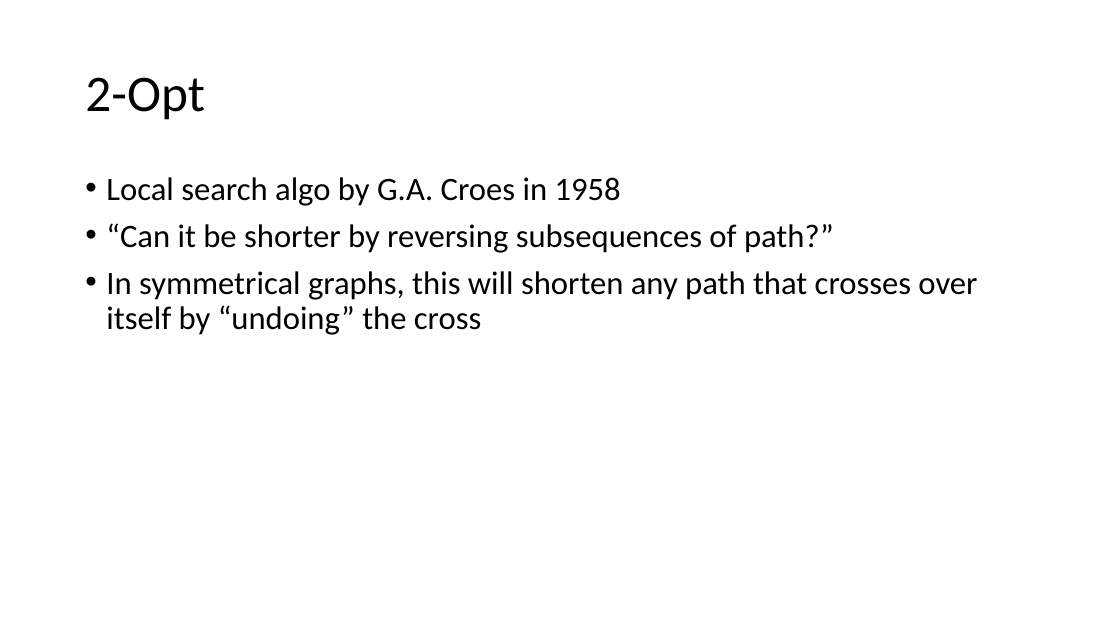
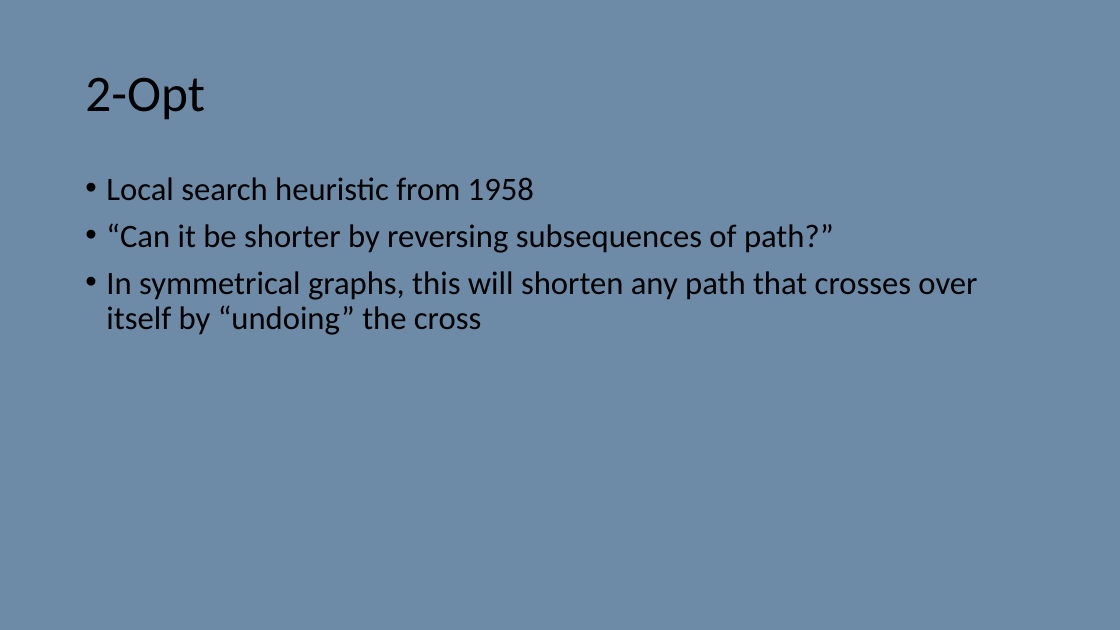
Before and after one commit to depperm/TSP, a slide deck: slide 10 of smallAnimation.pptx. Drawn at 1120x630 pixels with LibreOffice and Linux fonts; fonts in the diff are those of the drawing. Boxes give left, top, right and bottom in pixels: in the first picture for what was removed or moved away, otherwise in the second. Text is boxed around its words. In the diff, an @@ line names an element or a change of style, - is before the commit and + after.

```diff
--- a/smallAnimation.pptx
+++ b/smallAnimation.pptx
@@ background #FFFFFF to #1F4E79 at 65% opacity @@
@@ text at bbox=[106, 177, 534, 200]: text changed @@
-• Local search algo by G.A. Croes in 1958
+• Local search heuristic from 1958
```
Also in this commit, not shown: 24 other slides changed, 1 other file.
